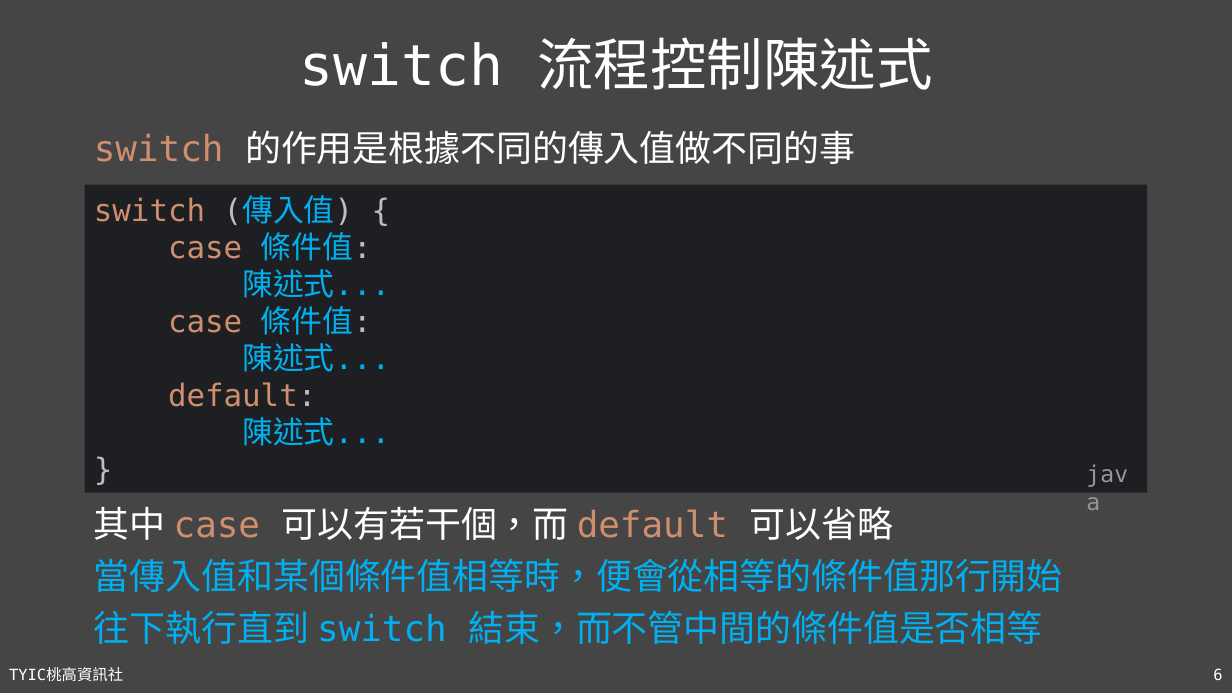
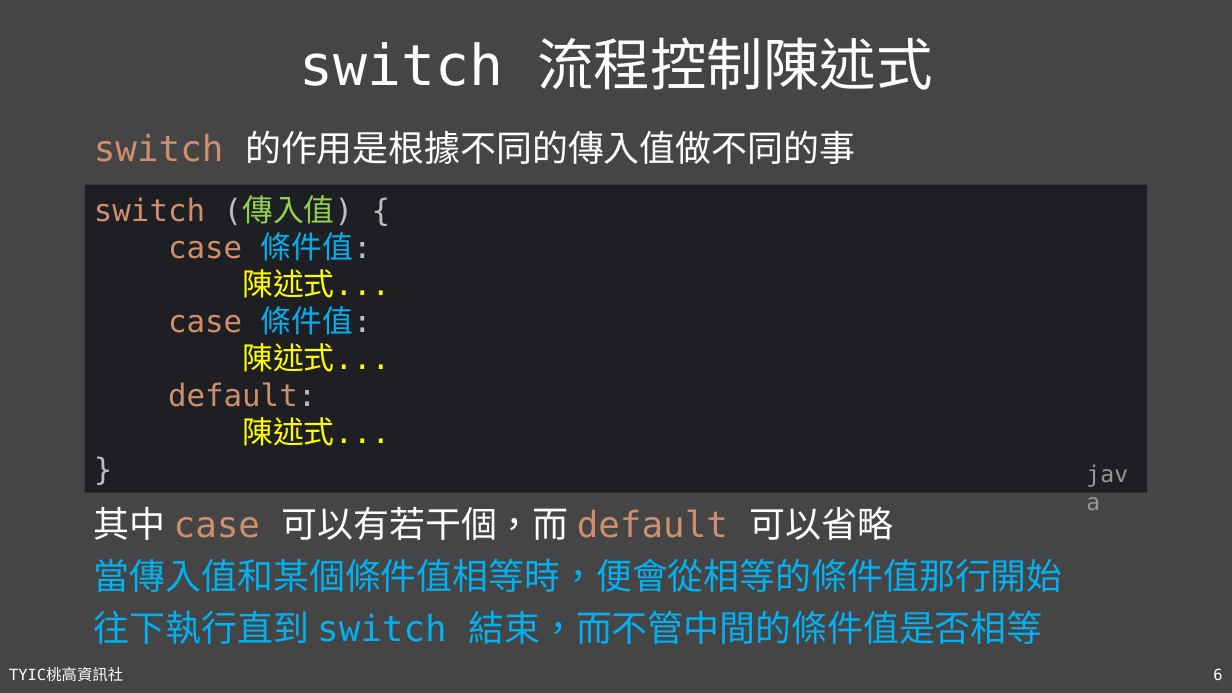
Before and after one commit to TYSHIC/slides, a slide deck: slide 6 of powerpoint/06_流程控制.pptx. Drawn at 1232x693 pixels with LibreOffice and Linux fonts; fonts in the diff are those of the drawing. Boxes give left, top, right and bottom in pixels: in the first picture for what was removed or moved away, otherwise in the second. Text is boxed around its words. In the diff, an @@ line names an element or a change of style, - is before the commit and + after.

Commit message:
06_switch

```diff
--- a/powerpoint/06_流程控制.pptx
+++ b/powerpoint/06_流程控制.pptx
@@ rectangle "switch (傳入值) { case 條件值: ..." at bbox=[85, 185, 1148, 493]: text colour #00B0F0 to #92D050 in "(傳入值)"; text colour #00B0F0 to #FFFF00 in "陳述式... 陳述式... 陳述式..." @@
```
Also in this commit, not shown: 2 other slides changed, 2 slides added, 1 slide removed, 9 other files.
